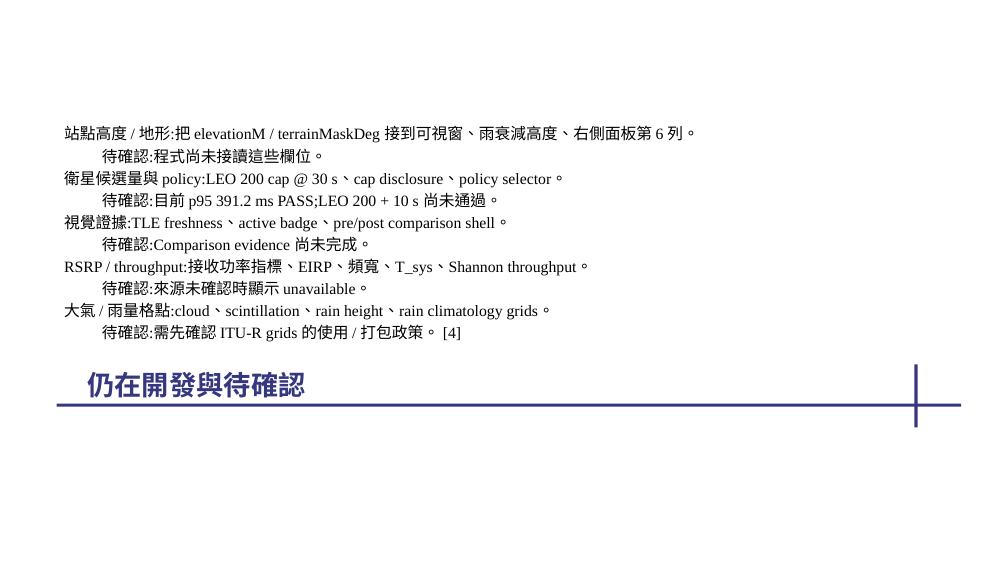
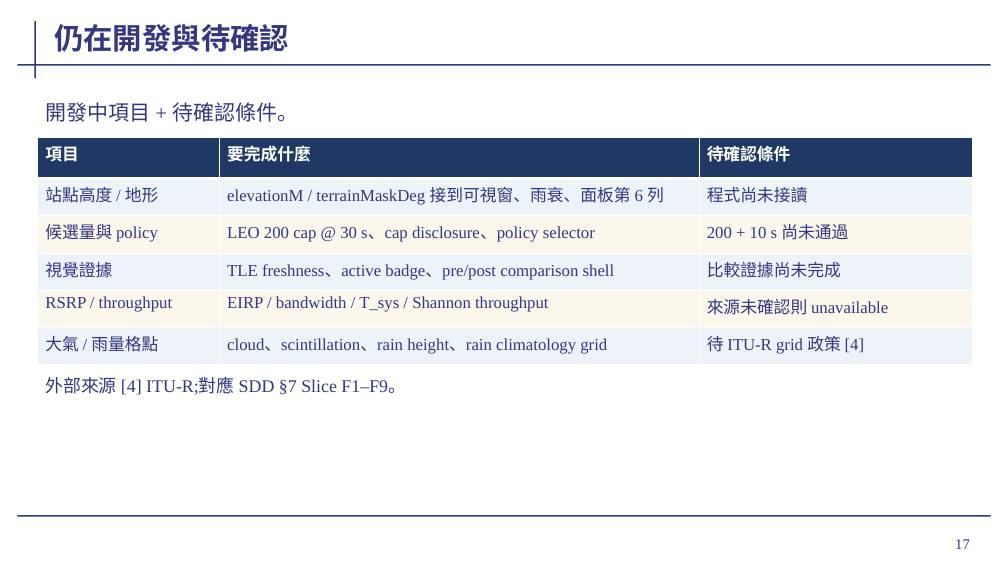
Before and after one commit to cedarwud/scenario-globe-viewer, a slide deck: slide 17 of docs/presentation/wave2-progress-2026-05-19.pptx. Drawn at 1008x567 pixels with LibreOffice and Linux fonts; fonts in the diff are those of the drawing; background and template pictures are left out. Boxes give left, top, right and bottom in pixels: in the first picture for what was removed or moved away, otherwise in the second. Text is boxed around its words. In the diff, an @@ line names an element or a change of style, - is before the commit and + after.

```diff
--- a/docs/presentation/wave2-progress-2026-05-19.pptx
+++ b/docs/presentation/wave2-progress-2026-05-19.pptx
@@ line added from (36, 21) to (36, 78), #35377F 1.5 pt @@
@@ title "仍在開發與待確認" moved from (x1=87, y1=372, x2=305, y2=398) to (x1=54, y1=24, x2=289, y2=52) @@
@@ title "仍在開發與待確認" at (x1=54, y1=24, x2=289, y2=52): size 26 to 28 pt; vertical alignment top to bottom @@
@@ line added from (17, 65) to (991, 65), #35377F 1.5 pt @@
@@ text added at (x1=45, y1=102, x2=298, y2=122), 20 pt, text #35377F @@
+開發中項目 + 待確認條件。
@@ table added at (x1=38, y1=138, x2=972, y2=365), 6 rows, 3 columns @@
+項目 | 要完成什麼 | 待確認條件
+站點高度 / 地形 | elevationM / terrainMaskDeg 接到可視窗、雨衰、面板第 6 列 | 程式尚未接讀
+候選量與 policy | LEO 200 cap @ 30 s、cap disclosure、policy selector | 200 + 10 s 尚未通過
+視覺證據 | TLE freshness、active badge、pre/post comparison shell | 比較證據尚未完成
+RSRP / throughput | EIRP / bandwidth / T_sys / Shannon throughput | 來源未確認則 unavailable
+大氣 / 雨量格點 | cloud、scintillation、rain height、rain climatology grid | 待 ITU-R grid 政策 [4]
@@ text removed at (x1=64, y1=125, x2=698, y2=341) @@
-站點高度 / 地形:把 elevationM / terrainMaskDeg 接到可視窗、雨衰減高度、右側面板第 6 列。
-  待確認:程式尚未接讀這些欄位。
-衛星候選量與 policy:LEO 200 cap @ 30 s、cap disclosure、policy selector。
-  待確認:目前 p95 391.2 ms PASS;LEO 200 + 10 s 尚未通過。
-視覺證據:TLE freshness、active badge、pre/post comparison shell。
-  待確認:Comparison evidence 尚未完成。
-RSRP / throughput:接收功率指標、EIRP、頻寬、T_sys、Shannon throughput。
-  待確認:來源未確認時顯示 unavailable。
-大氣 / 雨量格點:cloud、scintillation、rain height、rain climatology grids。
-  待確認:需先確認 ITU-R grids 的使用 / 打包政策。 [4]
@@ text added at (x1=45, y1=377, x2=406, y2=395), 17 pt, text #35377F @@
+外部來源 [4] ITU-R;對應 SDD §7 Slice F1–F9。
@@ line removed from (917, 364) to (917, 427) @@
@@ line removed from (57, 405) to (962, 405) @@
@@ line added from (17, 516) to (991, 516), #35377F 1.5 pt @@
@@ page number added at (x1=955, y1=539, x2=970, y2=549), 14 pt, text #35377F @@
+17
```
Also in this commit, not shown: 21 other slides changed, 1 slide added, 1 slide removed, 2 other files.
